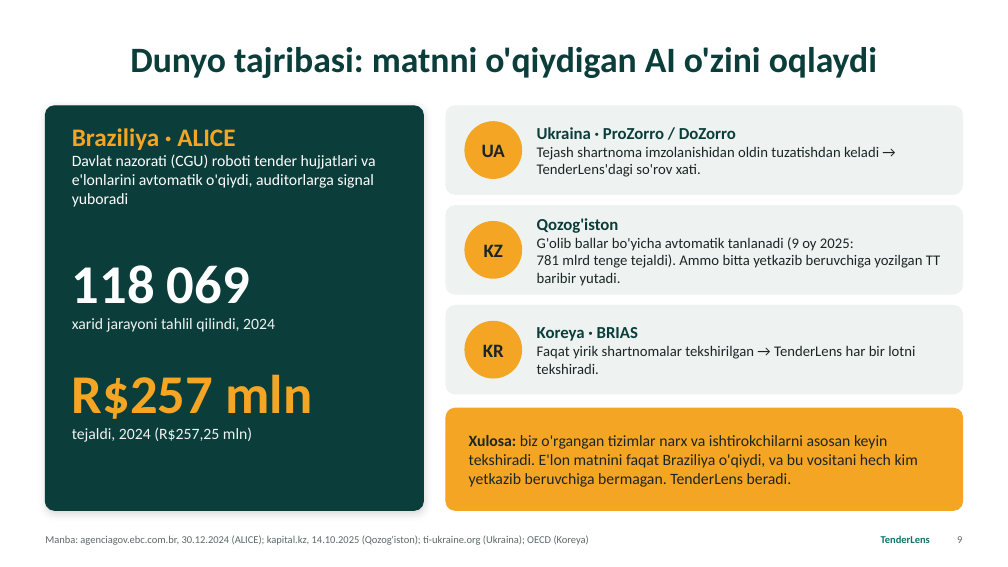
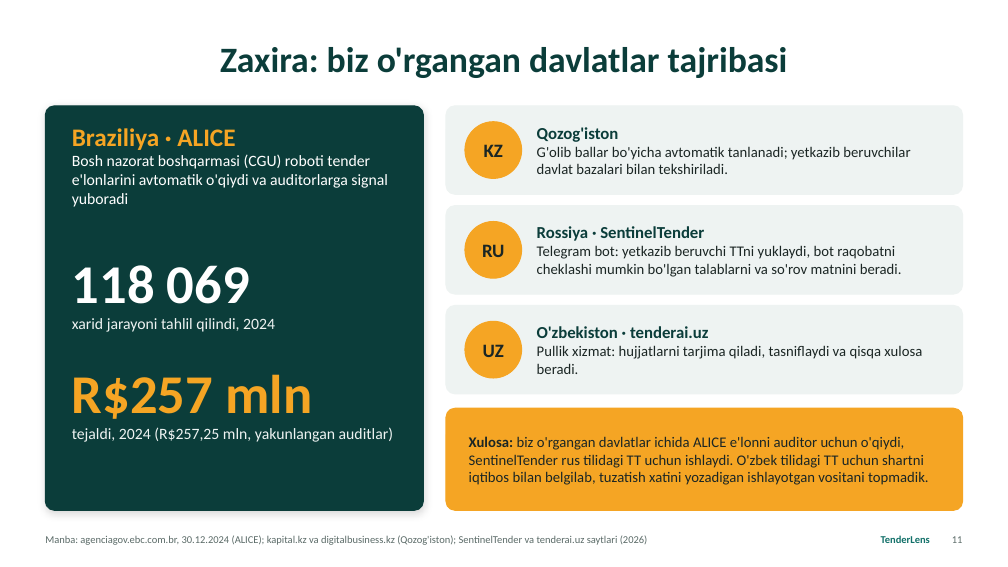
Before and after one commit to kamol1dn/tenderlens, a slide deck: slide 11 of tenderlens/deck/TenderLens.pptx (slide 9 before the commit). Drawn at 1008x567 pixels with LibreOffice and Linux fonts; fonts in the diff are those of the drawing. Boxes give left, top, right and bottom in pixels: in the first picture for what was removed or moved away, otherwise in the second. Text is boxed around its words. In the diff, an @@ line names an element or a change of style, - is before the commit and + after.

```diff
--- a/tenderlens/deck/TenderLens.pptx
+++ b/tenderlens/deck/TenderLens.pptx
@@ title at (220,47,788,78): text changed @@
-Dunyo tajribasi: matnni o'qiydigan AI o'zini oqlaydi
+Zaxira: biz o'rgangan davlatlar tajribasi
@@ text at (484,144,503,157): text changed @@
-UA
+KZ
@@ text at (537,127,910,174): text changed @@
-Ukraina · ProZorro / DoZorro
-Tejash shartnoma imzolanishidan oldin tuzatishdan keladi → TenderLens'dagi so'rov xati.
+Qozog'iston
+G'olib ballar bo'yicha avtomatik tanlanadi; yetkazib beruvchilar davlat bazalari bilan tekshiriladi.
@@ text at (72,154,388,207): text changed @@
-Davlat nazorati (CGU) roboti tender hujjatlari va e'lonlarini avtomatik o'qiydi, auditorlarga signal yuboradi
+Bosh nazorat boshqarmasi (CGU) roboti tender e'lonlarini avtomatik o'qiydi va auditorlarga signal yuboradi
@@ text at (537,226,902,277): text changed @@
-Qozog'iston
-G'olib ballar bo'yicha avtomatik tanlanadi (9 oy 2025: 781 mlrd tenge tejaldi). Ammo bitta yetkazib beruvchiga yozilgan TT baribir yutadi.
+Rossiya · SentinelTender
+Telegram bot: yetkazib beruvchi TTni yuklaydi, bot raqobatni cheklashi mumkin bo'lgan talablarni va so'rov matnini beradi.
@@ text at (482,244,505,257): text changed @@
-KZ
+RU
@@ text at (537,326,922,374): text changed @@
-Koreya · BRIAS
-Faqat yirik shartnomalar tekshirilgan → TenderLens har bir lotni tekshiradi.
+O'zbekiston · tenderai.uz
+Pullik xizmat: hujjatlarni tarjima qiladi, tasniflaydi va qisqa xulosa beradi.
@@ text at (483,344,504,357): text changed @@
-KR
+UZ
@@ text at (72,427,393,442): text changed @@
-tejaldi, 2024 (R$257,25 mln)
+tejaldi, 2024 (R$257,25 mln, yakunlangan auditlar)
@@ text at (469,436,929,485): text changed; size 15 to 14 pt @@
-Xulosa: biz o'rgangan tizimlar narx va ishtirokchilarni asosan keyin tekshiradi. E'lon matnini faqat Braziliya o'qiydi, va bu vositani hech kim yetkazib beruvchiga bermagan. TenderLens beradi.
+Xulosa: biz o'rgangan davlatlar ichida ALICE e'lonni auditor uchun o'qiydi, SentinelTender rus tilidagi TT uchun ishlaydi. O'zbek tilidagi TT uchun shartni iqtibos bilan belgilab, tuzatish xatini yozadigan ishlayotgan vositani topmadik.
@@ text at (45,535,648,545): text changed @@
-Manba: agenciagov.ebc.com.br, 30.12.2024 (ALICE); kapital.kz, 14.10.2025 (Qozog'iston); ti-ukraine.org (Ukraina); OECD (Koreya)
+Manba: agenciagov.ebc.com.br, 30.12.2024 (ALICE); kapital.kz va digitalbusiness.kz (Qozog'iston); SentinelTender va tenderai.uz saytlari (2026)
@@ page number at (952,536,963,543): text changed @@
-9
+11
```
Also in this commit, not shown: 8 other slides changed, 4 slides added, 3 slides removed, 7 other files.
